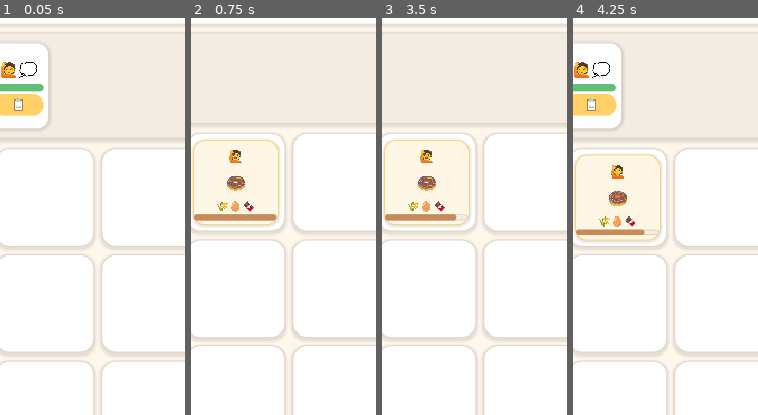
Above: before the commit, frames 1-4 (left to right).
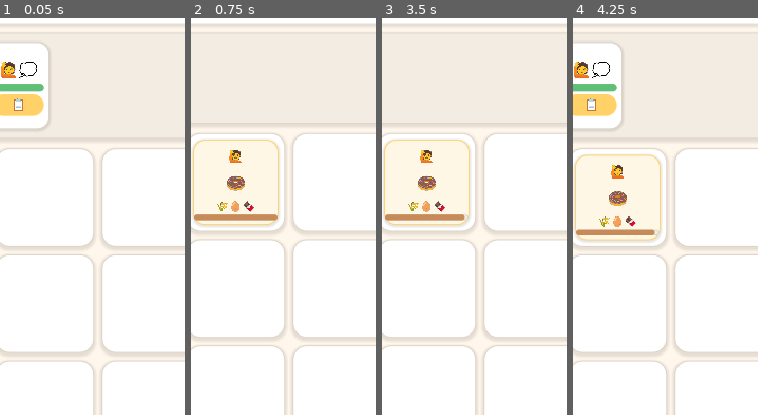
Above: after the commit, the same moments.

Repository: yellyB/game-slot-kitchen
Game: Godot game, scene res://scenes/Main.tscn
The game is run twice, just before and just after one commit, with the same random seed, the same clock (stepped at 60 frames per second) and the same inputs.
Inputs:
- Up to frame 1 (0.05 s): no input
- Up to frame 2 (0.75 s): click "📋" at 0.5 s
- Up to frame 3 (3.5 s): click "🏬" at 1.25 s; click "🗑️" at 2 s; click "✕" at 2.75 s
- Up to frame 4 (4.25 s): click "🏬" at 3.5 s
The pictures show only the part of the screen within x 9-59%, y 10-60%; the shares and areas given below are measured in that part.

Frame 1 is identical in both runs. In frame 2, less than 0.1% of the frame differs, in the area x 44-48%, y 49-52%; in frame 3, less than 0.1%; in frame 4, 0.1%, in the area x 21-45%, y 16-55%.

Commit message:
tweak: 손님 인내심 3배 (주문 대기 15→45s, 음식 대기 20→60s)
너무 빨리 닳던 인내심을 완화.

Co-Authored-By: Claude Opus 4.8 (1M context) <noreply@anthropic.com>

Diff:
--- a/scripts/customer.gd
+++ b/scripts/customer.gd
@@ -9,7 +9,7 @@
 signal confirm_pressed(customer: Customer)
 signal expired(customer: Customer)
 
-const PATIENCE_ORDER := 15.0  # 주문 대기 (초) — 나중에 config.gd로
+const PATIENCE_ORDER := 45.0  # 주문 대기 (초) — 나중에 config.gd로
 const LOW_FRAC := 0.3
 
 var recipe_id: String
--- a/scripts/order_card.gd
+++ b/scripts/order_card.gd
@@ -7,7 +7,7 @@
 
 signal expired(card: OrderCard)
 
-const PATIENCE_DISH := 20.0  # 음식 대기 (초) — 나중에 config.gd로
+const PATIENCE_DISH := 60.0  # 음식 대기 (초) — 나중에 config.gd로
 const LOW_FRAC := 0.3
 
 var recipe_id: String
